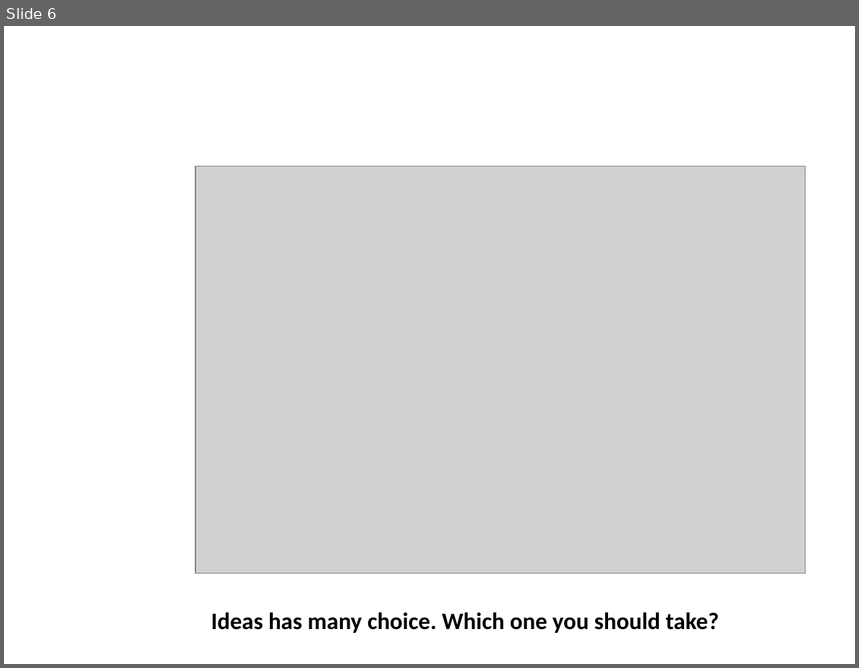
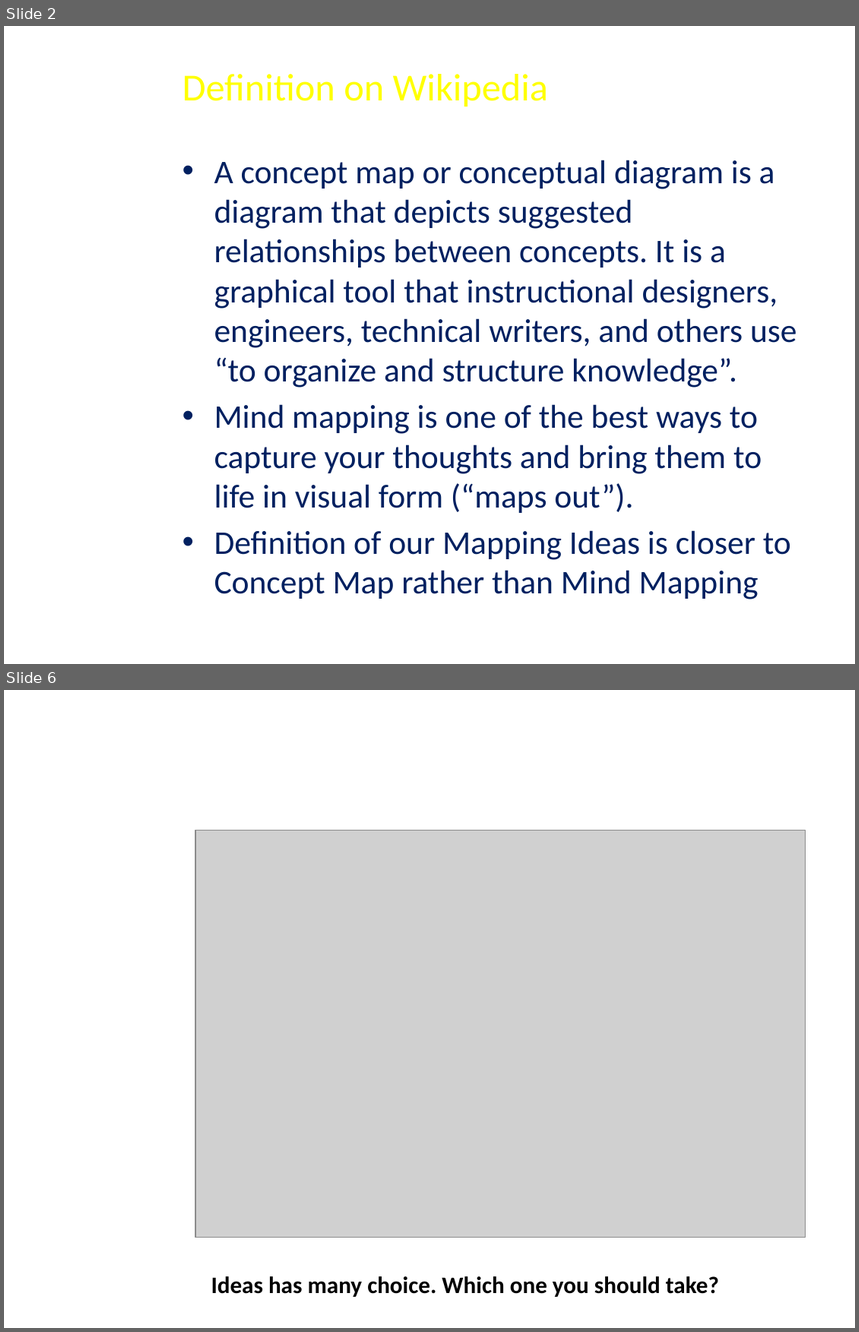
Before and after one commit to FeedMapping/Schema, a slide deck: slide/ppt/Mapping-Ideas.pptx. Shown one above the other, each under a label of ours: slide 6 before the commit, slides 2 and 6 after it; the slides between them are not shown. The pictures are 859x668 and 859x1332 pixels, drawn with LibreOffice and Linux fonts; fonts in the diff are those of the drawing; grey boxes stand for pictures; background and template pictures are left out. Boxes give left, top, right and bottom in pixels: in the first picture for what was removed or moved away, otherwise in the second. Text is boxed around its words. In the diff, an @@ line names an element or a change of style, - is before the commit and + after.

```diff
--- a/slide/ppt/Mapping-Ideas.pptx
+++ b/slide/ppt/Mapping-Ideas.pptx
@@ slide 2 added at (x1=4, y1=26, x2=855, y2=664), background picture (left out) @@
@@ title added at (x1=183, y1=74, x2=548, y2=107), 32.4 pt, text #FFFF00 @@
+Definition on Wikipedia
@@ text added at (x1=215, y1=160, x2=797, y2=600), 28 pt, text #002060 @@
+• A concept map or conceptual diagram is a diagram that depicts suggested relationships between concepts. It is a graphical tool that instructional designers, engineers, technical writers, and others use “to organize and structure knowledge”.
+• Mind mapping is one of the best ways to capture your thoughts and bring them to life in visual form (“maps out”).
+• Definition of our Mapping Ideas is closer to Concept Map rather than Mind Mapping
```
Also in this commit, not shown: 3 slides changed, 6 other slides added, 3 slides removed.
